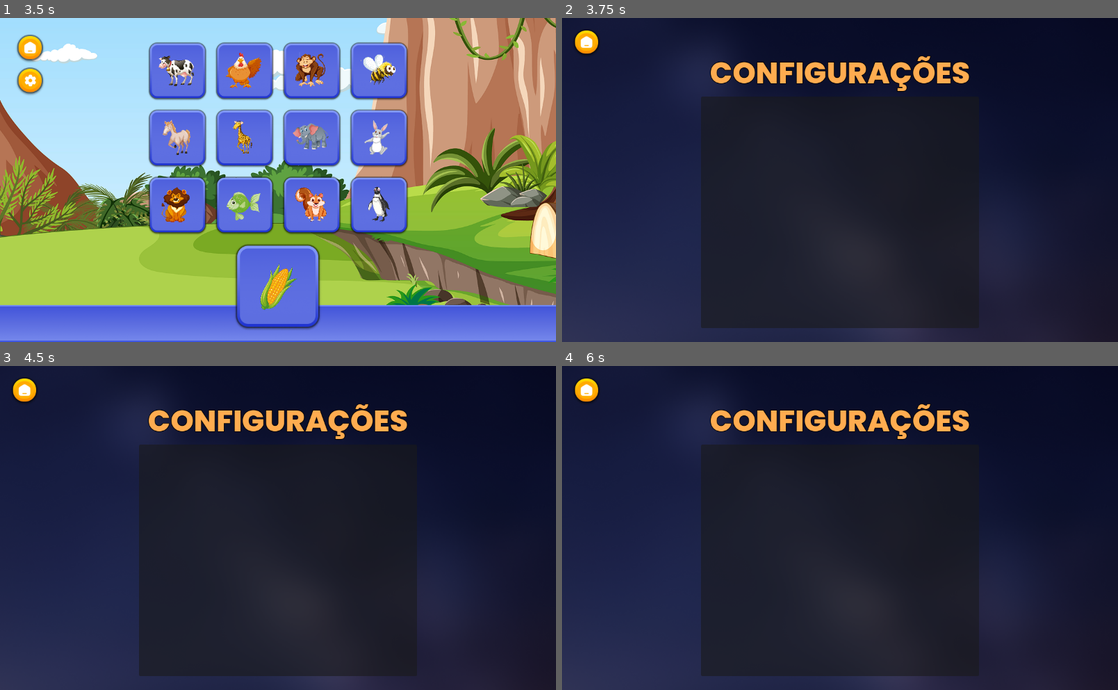
Above: before the commit, frames 1-4 (two rows, left to right).
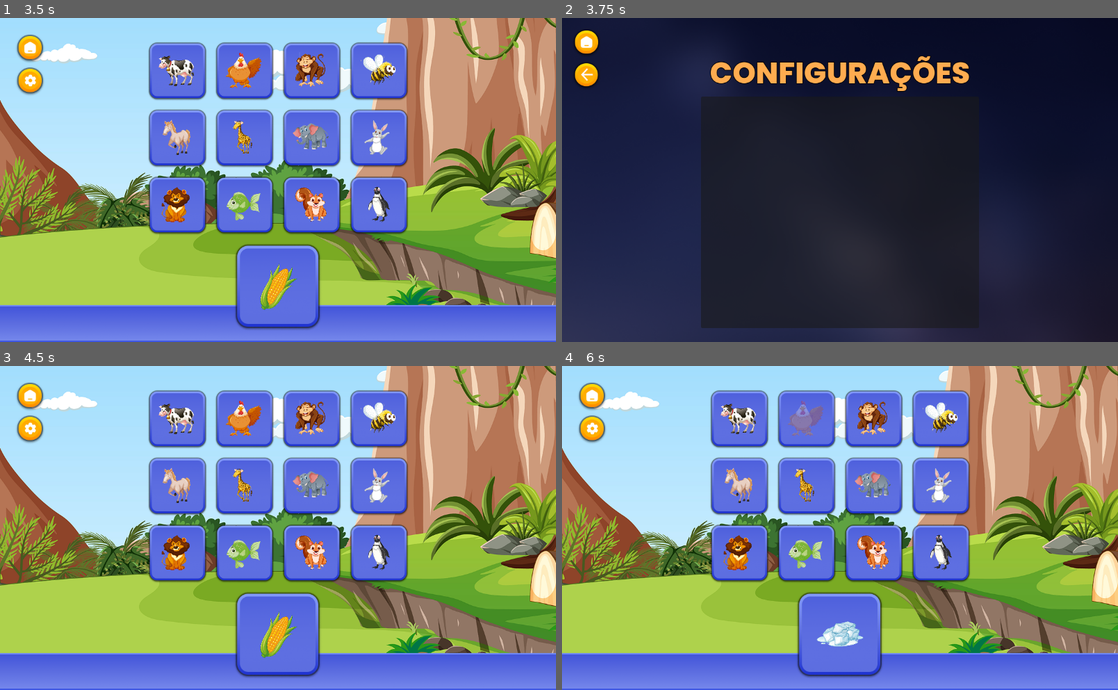
Above: after the commit, the same moments.

Repository: Tapa-Certo/TapaCerto
Game: Godot game, scene res://scenes/main.tscn
Same seed, same stepped clock (60 frames per second), same inputs: the game is played once before the commit and once after it.
Inputs (mouse positions are in pixels of both pictures, inside the frame that each line leads up to):
- Up to frame 1 (3.5 s): click (278, 267) at 0.5 s; click (278, 167) at 1.25 s; click (27, 47) at 2 s; click (278, 167) at 2.75 s
- Up to frame 2 (3.75 s): click (589, 82) at 3.5 s
- Up to frame 3 (4.5 s): click (22, 424) at 4.27 s
- Up to frame 4 (6 s): click (739, 417) at 5.02 s; click (806, 417) at 5.77 s

Frame 1 is identical in both runs. In frame 2, 0.3% of the frame differs, in the area x 2-7%, y 13-22%; in frame 3, 100%; in frame 4, 100%, in the area x 0-100%, y 0-100%.
Error before the commit: Invalid access to property or key 'Tempo Total de Jogo (ms)' on a base object of type 'Dictionary'. (res://scripts/data_collector/logger.gd:98)

Commit message:
Att: arrumado botao de voltar nas configs :white_check_mark: corrigido bug nos logs :rocket:

Diff:
--- a/scenes/screens/configs.tscn
+++ b/scenes/screens/configs.tscn
@@ -1,8 +1,9 @@
-[gd_scene load_steps=5 format=3 uid="uid://826tnvvdgrs4"]
+[gd_scene load_steps=6 format=3 uid="uid://826tnvvdgrs4"]
 
 [ext_resource type="Texture2D" uid="uid://buppiemjfb7bc" path="res://assets/UI/Background/BG-Default.png" id="1_vrcsm"]
 [ext_resource type="Texture2D" uid="uid://bdbwod1onrc55" path="res://assets/UI/Buttons/Botao Home.png" id="2_40k36"]
 [ext_resource type="FontFile" uid="uid://bnbyx8dq7i002" path="res://assets/UI/Fonts/Poppins-ExtraBold.ttf" id="2_q6gfs"]
+[ext_resource type="Texture2D" uid="uid://dm3c80i51qtts" path="res://assets/UI/Buttons/Botao Back.png" id="3_4vply"]
 
 [sub_resource type="LabelSettings" id="LabelSettings_c3ffh"]
 font = ExtResource("2_q6gfs")
@@ -37,9 +38,16 @@
 offset_right = 206.0
 offset_bottom = 217.0
 
-[node name="Home" type="TextureButton" parent="Panel/PanelContainerBackground/Control/MarginContainer" groups=["buttons"]]
+[node name="VBoxContainer" type="VBoxContainer" parent="Panel/PanelContainerBackground/Control/MarginContainer"]
+layout_mode = 2
+
+[node name="Home" type="TextureButton" parent="Panel/PanelContainerBackground/Control/MarginContainer/VBoxContainer" groups=["buttons"]]
 layout_mode = 2
 texture_normal = ExtResource("2_40k36")
+
+[node name="Back" type="TextureButton" parent="Panel/PanelContainerBackground/Control/MarginContainer/VBoxContainer" groups=["buttons"]]
+layout_mode = 2
+texture_normal = ExtResource("3_4vply")
 
 [node name="Titulo" type="Label" parent="Panel"]
 modulate = Color(1, 0.67451, 0.313726, 1)
--- /dev/null
+++ b/scripts/data_collector/game_logs.csv
@@ -0,0 +1,2 @@
+Tempo Total de Jogo (s);Tempo Médio por Resposta Correta (ms);Tempo Médio por Resposta Errada (ms);Quantidade de Respostas Certas;Média de Respostas Certas (%);Quantidade de Respostas Erradas;Média de Respostas Erradas (%)
+39;5841.00;3416.00;1;50.00;1;50.00
--- a/scripts/data_collector/logger.gd
+++ b/scripts/data_collector/logger.gd
@@ -19,7 +19,7 @@
 	session_start_time = Time.get_unix_time_from_system()
 
 func create_log_entry(event_type: String, time_action: int, details: Dictionary = {}) -> Dictionary:
-	#print("Log criado")
+	print("Log criado")
 	var entry = {
 		"time_elapsed": time_action,
 		"event_type": event_type,
@@ -37,7 +37,7 @@
 
 func log_correct_answer(animal_selected: String):
 	number_of_corrects += 1
-	#print("Resposta correta, total até agora: ", number_of_corrects)
+	print("Resposta correta, total até agora: ", number_of_corrects)
 	var elapsed_time = stop_timer()
 	total_response_time_correct += elapsed_time
 	create_log_entry("correct_answer", elapsed_time, {
@@ -46,7 +46,7 @@
 
 func log_incorrect_answer():
 	number_of_incorrects += 1
-	#print("Resposta ERRADA, total até agora: ", number_of_incorrects)
+	print("Resposta ERRADA, total até agora: ", number_of_incorrects)
 	var elapsed_time = stop_timer()
 	total_response_time_incorrect += elapsed_time
 	create_log_entry("incorrect_answer", elapsed_time, {})
@@ -79,29 +79,30 @@
 	var metrics = calculate_metrics()
 	var file_path = "res://scripts/data_collector/game_logs.csv"
 	var file = FileAccess.open(file_path, FileAccess.WRITE)
-	#print("Log salvo em: ", file_path)
+	print("Log salvo em: ", file_path)
 
 	# Cabeçalhos
 	var headers = [
-		"Tempo Total de Jogo (ms)",
-		"Tempo Médio por Resposta Correta (ms)",
-		"Tempo Médio por Resposta Errada (ms)",
-		"Quantidade de Respostas Certas",
-		"Média de Respostas Certas (%)",
-		"Quantidade de Respostas Erradas",
-		"Média de Respostas Erradas (%)"
-	]
+	"Tempo Total de Jogo (s)",
+	"Tempo Médio por Resposta Correta (ms)",
+	"Tempo Médio por Resposta Errada (ms)",
+	"Quantidade de Respostas Certas",
+	"Média de Respostas Certas (%)",
+	"Quantidade de Respostas Erradas",
+	"Média de Respostas Erradas (%)"
+]
 	file.store_string(";".join(headers) + "\n")
 
 	# Valores
 	var values = []
-	values.append(str(metrics["Tempo Total de Jogo (ms)"]))
-	values.append(str(metrics["Tempo Médio por Resposta Correta (ms)"]))
-	values.append(str(metrics["Tempo Médio por Resposta Errada (ms)"]))
+	values.append(str(metrics["Tempo Total de Jogo (s)"]))
+	values.append("%.2f" % metrics["Tempo Médio por Resposta Correta (ms)"])
+	values.append("%.2f" % metrics["Tempo Médio por Resposta Errada (ms)"])
 	values.append(str(metrics["Quantidade de Respostas Certas"]))
-	values.append(str(metrics["Média de Respostas Certas (%)"]))
+	values.append("%.2f" % metrics["Média de Respostas Certas (%)"])
 	values.append(str(metrics["Quantidade de Respostas Erradas"]))
-	values.append(str(metrics["Média de Respostas Erradas (%)"]))
+	values.append("%.2f" % metrics["Média de Respostas Erradas (%)"])
+
 	file.store_string(";".join(values) + "\n")
 	file.close()
 	#print("Logs salvos em: ", file_path)
--- a/scripts/hint_manager.gd
+++ b/scripts/hint_manager.gd
@@ -29,8 +29,8 @@
 	_should_process_hints = (
 		Globals.show_hints
 		and not Globals.is_paused
-		and Globals.in_game
 	)
+
 
 func _should_trigger_time_based_hint() -> bool:
 	return (
@@ -65,4 +65,5 @@
 		_trigger_hint("wrong_attempts")
 
 func _trigger_hint(hint_type: String) -> void:
+	#if not Globals.menu
 	hint_triggered.emit(hint_type)
--- a/scripts/screens_manager.gd
+++ b/scripts/screens_manager.gd
@@ -2,12 +2,12 @@
 
 signal start_game
 
-#var music_buttons = {true: preload("res://Sprites/flat-dark/flatDark16.png"), false: preload("res://Sprites/flat-dark/flatDark18.png")}
-#var sound_buttons = {true: preload("res://Sprites/flat-dark/flatDark12.png"), false: preload("res://Sprites/flat-dark/flatDark14.png")}
 var logger = load("res://scripts/data_collector/logger.gd").get_instance()
 var current_screen = null
+var previous_screen = null  # Armazena a tela anterior
 var timer
 var time: float = 0.5
+
 func _ready():
 	register_buttons()
 	change_screen($Menu)
@@ -16,35 +16,38 @@
 	var buttons = get_tree().get_nodes_in_group("buttons")
 	for button in buttons:
 		button.connect("pressed", _on_button_pressed.bind(button))
-		#match button.name:
-		#	"Sound":
-		#		button.texture_normal = sound_buttons[Settings.enable_sound]
-		#	"Music":
-		#		button.texture_normal = music_buttons[Settings.enable_music]
-
 
 func _on_button_pressed(button):
 	if Globals.enable_sound:
 		$ButtonPressed.play()
+
 	match button.name:
 		"Start":
 			Globals.start_game()
-
 			$Hud.show()
 			change_screen($Game)
 
-			#logger._create_log_entry()
 		"Configs":
+			# Salva a tela atual antes de mudar para configurações
+			previous_screen = current_screen
 			Globals.pause_game()
 			$ButtonPressed.play()
+			Globals.in_game = false
 			change_screen($Configs)
-			#PRECISA DE BOTAO DE RETORNO QUE VOLTA PARA ULTIMA TELA, SE VEIO DO MENU VOLTA PRO MENU E NAO DISPARA NENHUM SINAL
-			#SE TAVA NO JOGO, RETORNA PRO JOGO E DISPARA Globals.resume_game()
+
+		"Back":  # Novo botão para voltar à tela anterior
+			if previous_screen:
+				change_screen(previous_screen)
+				if previous_screen == $Game:
+					Globals.resume_game()  # Retoma o jogo se estava nele
+					Globals.in_game = true
+
 		"Data":
 			logger.save_logs()
-			#change_screen($Data)
+
 		"Home":
 			Globals.reset_game()
+			Globals.in_game = false
 			change_screen($Menu)
 
 func change_screen(new_screen):
Not shown, removed: addons/sync_spreadsheets/files/http.gd
Not shown, removed: addons/sync_spreadsheets/files/sheet_resource.gd
Not shown, removed: addons/sync_spreadsheets/files/sheets_resource.gd
Not shown, removed: addons/sync_spreadsheets/files/sync.gd
Not shown, removed: addons/sync_spreadsheets/files/sync.tscn
Not shown, removed: addons/sync_spreadsheets/plugin.cfg
Not shown, removed: addons/sync_spreadsheets/plugin.gd
Binary file added: assets/UI/Buttons/Botao Back 1.png
Not shown, added: assets/UI/Buttons/Botao Back 1.png.import
Binary file added: assets/UI/Buttons/Botao Back.png
Not shown, added: assets/UI/Buttons/Botao Back.png.import
Not shown, added: assets/UI/Buttons/Group 1.png.import
